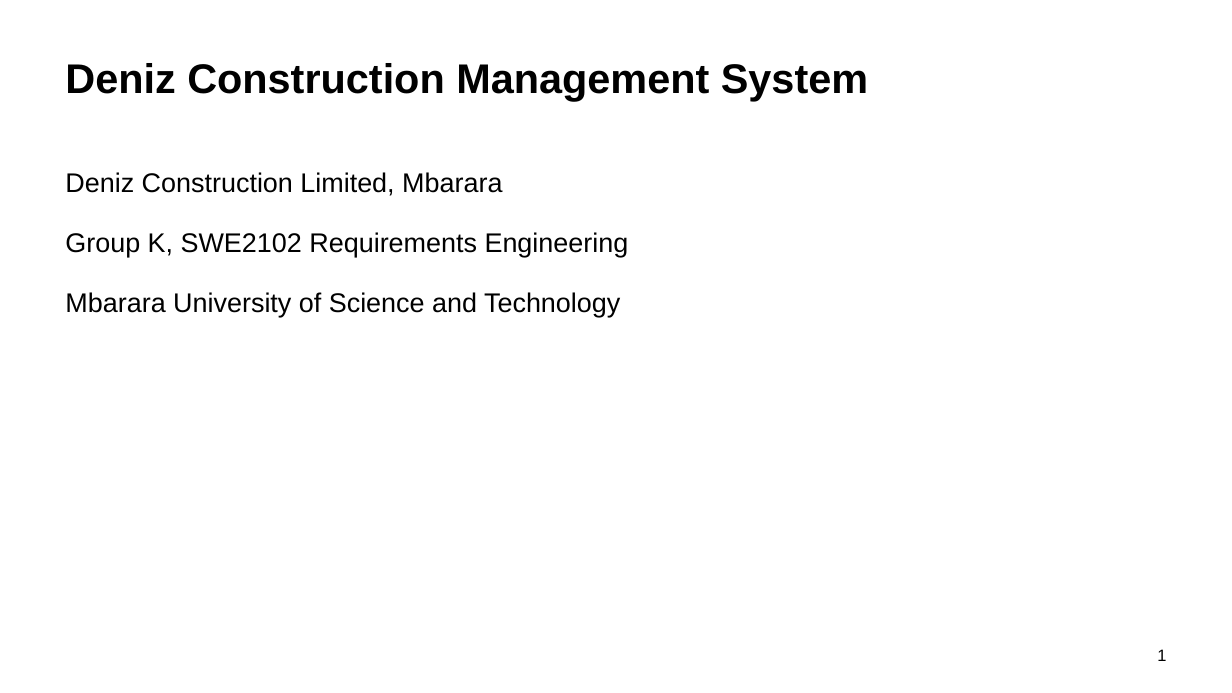
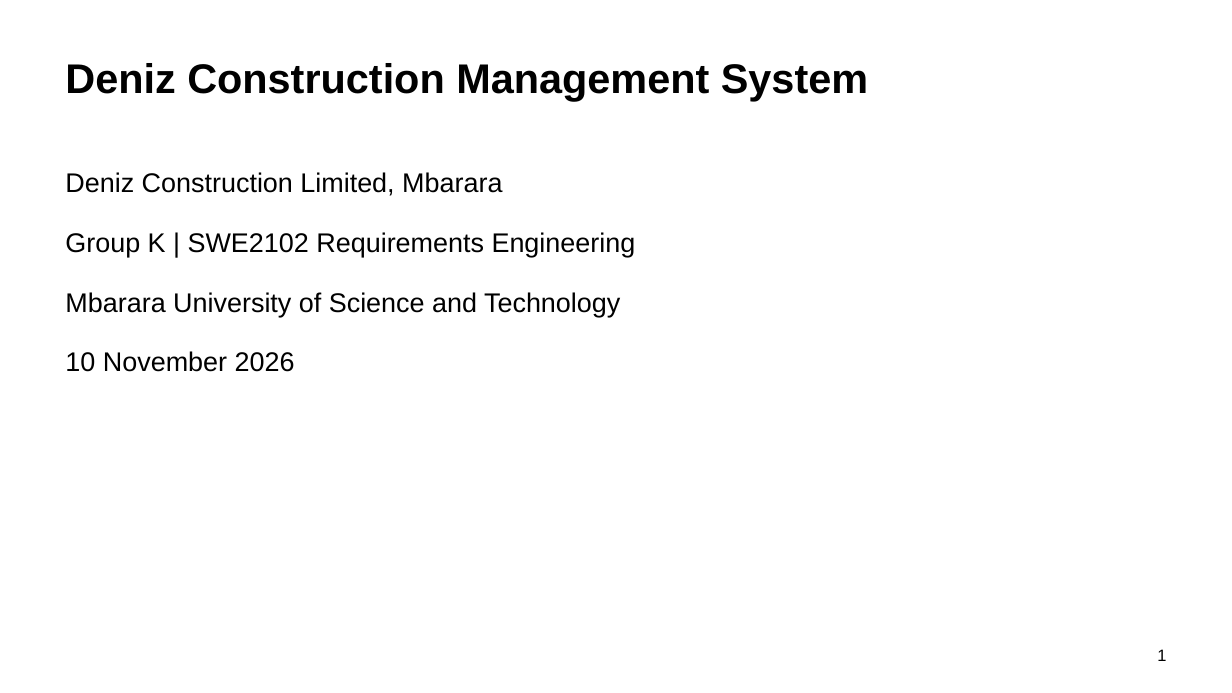
Before and after one commit to mugmarp/requirements-engineering-project-exercise, a slide deck: slide 1 of project_deliverables/PhaseFinal_Grand-Project-Presentation.pptx. Drawn at 1232x693 pixels with LibreOffice and Linux fonts; fonts in the diff are those of the drawing. Boxes give left, top, right and bottom in pixels: in the first picture for what was removed or moved away, otherwise in the second. Text is boxed around its words. In the diff, an @@ line names an element or a change of style, - is before the commit and + after.

```diff
--- a/project_deliverables/PhaseFinal_Grand-Project-Presentation.pptx
+++ b/project_deliverables/PhaseFinal_Grand-Project-Presentation.pptx
@@ text at box(65, 232, 636, 257): text changed @@
-Group K, SWE2102 Requirements Engineering
+Group K | SWE2102 Requirements Engineering
@@ text added at box(65, 351, 295, 372), 21 pt, text #000000 @@
+10 November 2026
```
Also in this commit, not shown: 5 other slides changed, 2 slides added, 2 slides removed, 6 other files.
